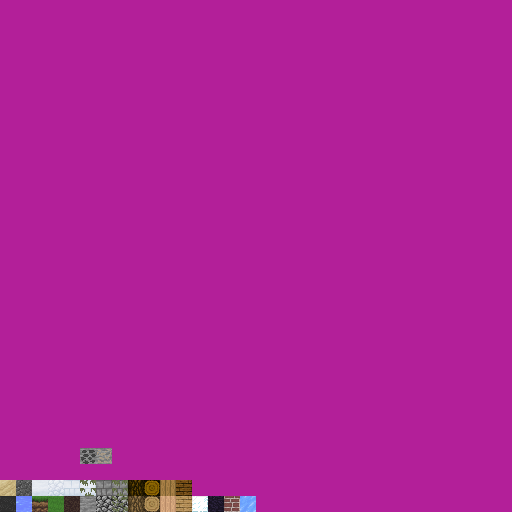
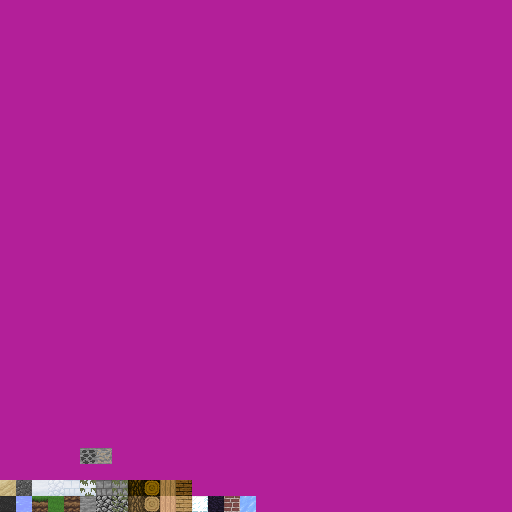
Layers edited between the first and the second 512 × 512 image:
painted on "Base Layer" over 16, 496, 256, 512
